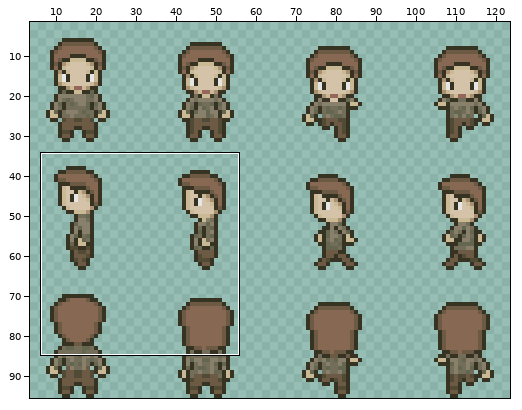
Pixel-art file, stored at assets/01_characters/03_pnjs/danielRochat.aseprite. Above, an overview of the earlier version with the close-up marked.
Close-up. First the earlier version:
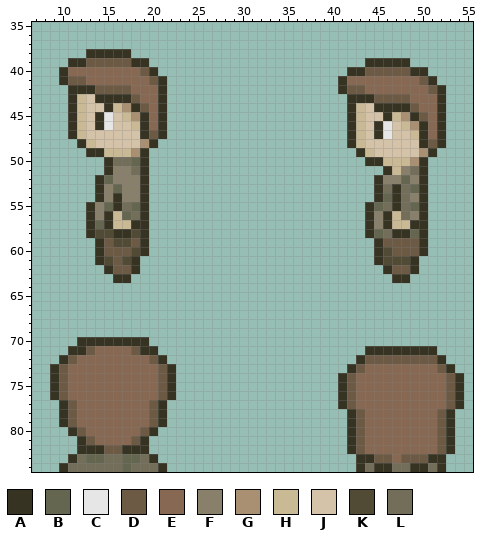
128x96 pixels, 1 frame. Shown: x 7..55, y 35..84. The wide view leaves out empty margins. The commit also changed other parts of the picture, which this record leaves out.
Palette (. is transparent): A #363322  B #65664f  C #e6e6e6  D #6d5a45  E #876853  F #89806b  G #aa9072  H #cab995  J #d4c3a9  K #514a34  L #726e59
The same view after the edit:
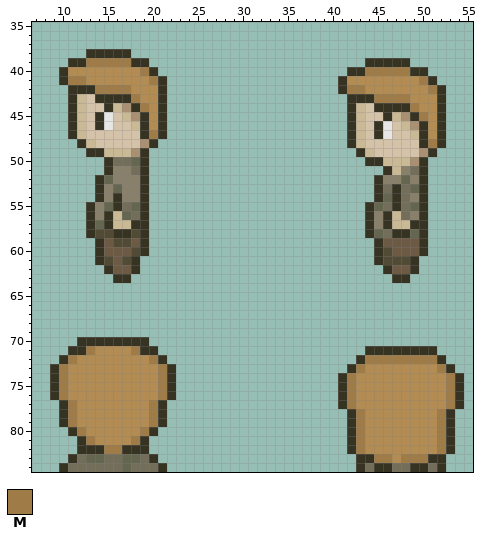
Colours new in this view: M #9f7c47
The exact change:
{"colour":"E","old":"#876853","new":"#b28c52"}
{"y":39,"x":13,"old":"DDDDD","new":"MMMMM"}
{"y":40,"x":19,"old":"D","new":"M"}
{"y":40,"x":44,"old":"DDDDD","new":"MMMMM"}
{"y":41,"x":11,"old":"DD","new":"MM"}
{"y":41,"x":20,"old":"D","new":"M"}
{"y":41,"x":50,"old":"D","new":"M"}
{"y":42,"x":14,"old":"DDDD","new":"MMMM"}
{"y":42,"x":42,"old":"DD","new":"MM"}
{"y":42,"x":51,"old":"D","new":"M"}
{"y":43,"x":18,"old":"D","new":"M"}
{"y":43,"x":45,"old":"DDDD","new":"MMMM"}
{"y":44,"x":19,"old":"D","new":"M"}
{"y":44,"x":49,"old":"D","new":"M"}
{"y":45,"x":50,"old":"D","new":"M"}
{"y":47,"x":20,"old":"D","new":"M"}
{"y":48,"x":51,"old":"D","new":"M"}
{"y":71,"x":13,"old":"D","new":"M"}
{"y":71,"x":18,"old":"D","new":"M"}
{"y":72,"x":11,"old":"D","new":"M"}
{"y":72,"x":20,"old":"D","new":"M"}
{"y":72,"x":44,"old":"DDDDDDDD","new":"MMMMMMMM"}
{"y":73,"x":10,"old":"D","new":"M"}
{"y":73,"x":21,"old":"D","new":"M"}
{"y":73,"x":43,"old":"D","new":"M"}
{"y":73,"x":52,"old":"D","new":"M"}
{"y":74,"x":10,"old":"D","new":"M"}
{"y":74,"x":21,"old":"D","new":"M"}
{"y":74,"x":42,"old":"D","new":"M"}
{"y":74,"x":53,"old":"D","new":"M"}
{"y":75,"x":10,"old":"D","new":"M"}
{"y":75,"x":21,"old":"D","new":"M"}
{"y":75,"x":42,"old":"D","new":"M"}
{"y":75,"x":53,"old":"D","new":"M"}
{"y":76,"x":10,"old":"D","new":"M"}
{"y":76,"x":21,"old":"D","new":"M"}
{"y":76,"x":42,"old":"D","new":"M"}
{"y":76,"x":53,"old":"D","new":"M"}
{"y":77,"x":11,"old":"D","new":"M"}
{"y":77,"x":20,"old":"D","new":"M"}
{"y":77,"x":42,"old":"D","new":"M"}
{"y":77,"x":53,"old":"D","new":"M"}
{"y":78,"x":11,"old":"D","new":"M"}
{"y":78,"x":20,"old":"D","new":"M"}
{"y":78,"x":43,"old":"D","new":"M"}
{"y":78,"x":52,"old":"D","new":"M"}
{"y":79,"x":11,"old":"D","new":"M"}
{"y":79,"x":20,"old":"D","new":"M"}
{"y":79,"x":43,"old":"D","new":"M"}
{"y":79,"x":52,"old":"D","new":"M"}
{"y":80,"x":12,"old":"D","new":"M"}
{"y":80,"x":19,"old":"D","new":"M"}
{"y":80,"x":43,"old":"D","new":"M"}
{"y":80,"x":52,"old":"D","new":"M"}
{"y":81,"x":13,"old":"D","new":"M"}
{"y":81,"x":18,"old":"D","new":"M"}
{"y":81,"x":43,"old":"D","new":"M"}
{"y":81,"x":52,"old":"D","new":"M"}
{"y":82,"x":15,"old":"DD","new":"MM"}
{"y":82,"x":43,"old":"D","new":"M"}
{"y":82,"x":52,"old":"D","new":"M"}
{"y":83,"x":45,"old":"DD","new":"MM"}
{"y":83,"x":48,"old":"DDD","new":"MMM"}
{"label":"changed","picture_box":[68,58,158,139]}
{"label":"changed","picture_box":[347,67,437,148]}
{"label":"changed","picture_box":[59,346,167,454]}
{"label":"changed","picture_box":[347,355,455,463]}
